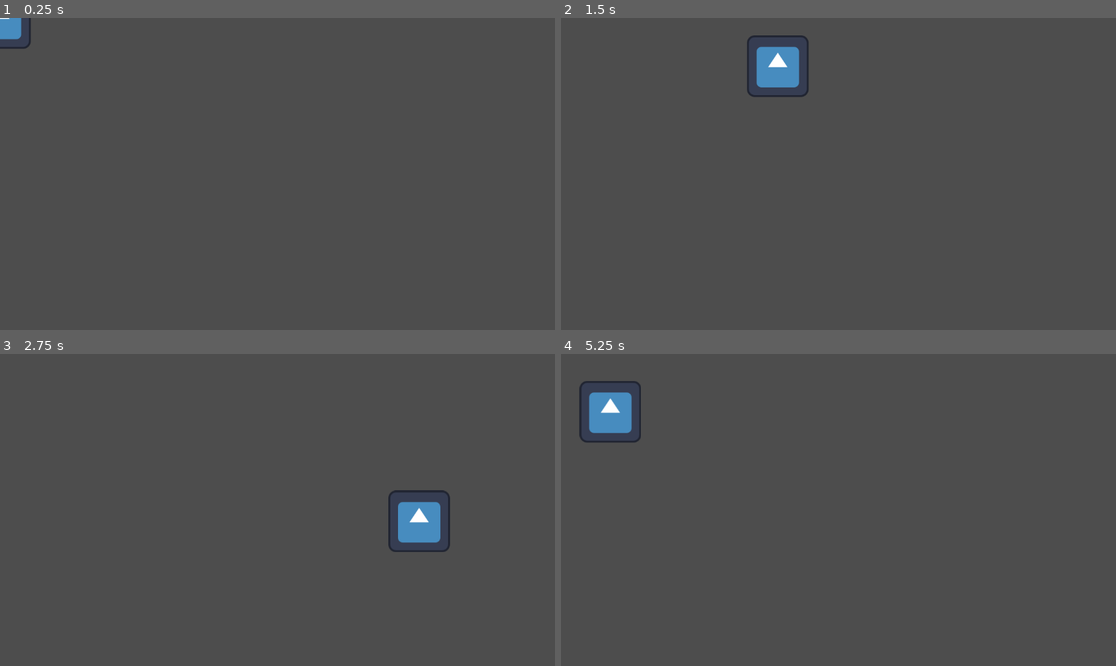
Above: before the commit, frames 1-4 (two rows, left to right).
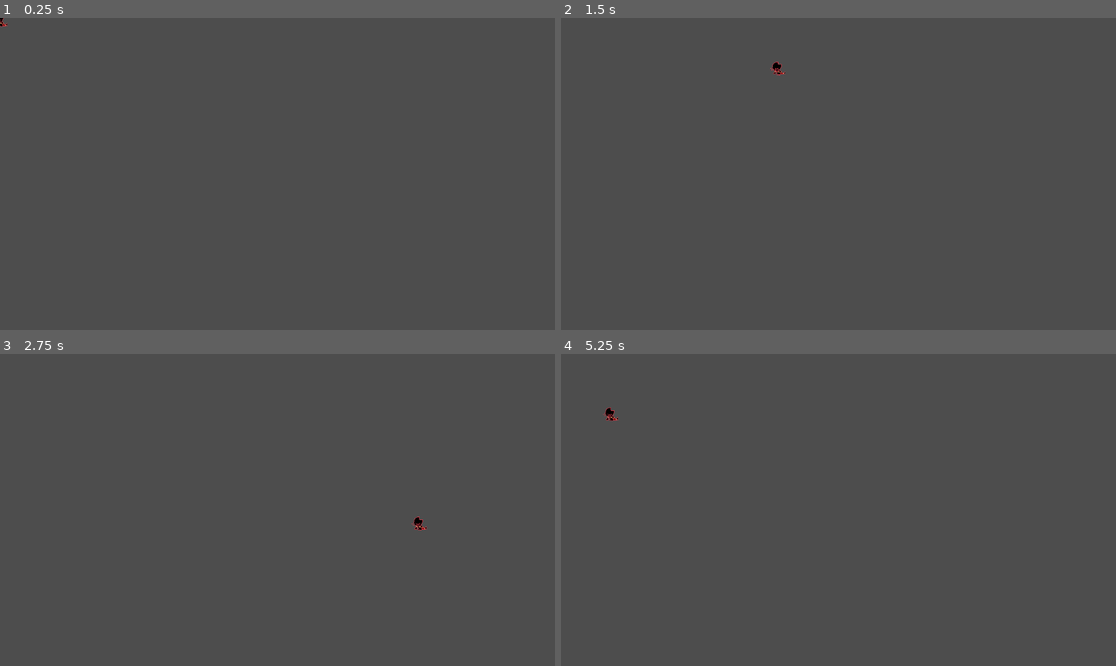
Above: after the commit, the same moments.

Repository: LucMat50/CS4800_ClassProject
Game: Godot game, scene res://scenes/main_game.tscn
The game is run twice, just before and just after one commit, with the same random seed, the same clock (stepped at 60 frames per second) and the same inputs. The engine's default icon, where the game draws it, is replaced by a stand-in: a white triangle on a blue panel in a dark square.
Inputs:
- Up to frame 1 (0.25 s): no input
- Up to frame 2 (1.5 s): tap Enter at 0.5 s; hold Right (move_right) 0.53-1.28 s; hold Shift (run) 0.53-1.28 s; hold Down (move_down) from 1.28 s (still down); tap Shift (run) at 1.35 s
- Up to frame 3 (2.75 s): release Down (move_down) at 2.03 s; hold Right (move_right) from 2.03 s (still down); hold Shift (run) from 2.03 s (still down)
- Up to frame 4 (5.25 s): release Right (move_right) at 2.78 s; release Shift (run) at 2.78 s; hold Up (move_up) 2.78-3.53 s; tap Shift (run) at 2.85, 4.35 s; hold Shift (run) 3.53-4.28 s; hold Left (move_left) 3.53-5.03 s; hold Down (move_down) from 5.03 s (still down); hold Shift (run) from 5.03 s (still down)

The runs differ from the first frame. In frame 1, 0.3% of the frame differs, in the area x 0-6%, y 0-10%; in frame 2, 1.3%; in frame 3, 1.3%; in frame 4, 1.3%, in the area x 3-15%, y 8-29%.

Commit message:
added player animations (also deleted bullet stuff)

Diff:
--- a/cs-4800-unnamed-game/project.godot
+++ b/cs-4800-unnamed-game/project.godot
@@ -63,6 +63,7 @@
 
 [rendering]
 
+textures/canvas_textures/default_texture_filter=0
 rendering_device/driver.windows="d3d12"
 renderer/rendering_method="gl_compatibility"
 renderer/rendering_method.mobile="gl_compatibility"
--- a/cs-4800-unnamed-game/scenes/bullet.tscn
+++ /dev/null
@@ -1,19 +0,0 @@
-[gd_scene format=3 uid="uid://dwdao7cirb855"]
-
-[ext_resource type="Script" uid="uid://c47c1xcecwxam" path="res://scripts/bullet.gd" id="1_mkf8s"]
-
-[sub_resource type="CanvasTexture" id="CanvasTexture_h1aey"]
-
-[sub_resource type="CircleShape2D" id="CircleShape2D_h1aey"]
-radius = 1.4142135
-
-[node name="Bullet" type="Area2D" unique_id=1976743726]
-script = ExtResource("1_mkf8s")
-
-[node name="Sprite2D" type="Sprite2D" parent="." unique_id=2142721074]
-modulate = Color(0.9999998, 0.32888976, 0.27282766, 1)
-scale = Vector2(2.5, 2.5)
-texture = SubResource("CanvasTexture_h1aey")
-
-[node name="CollisionShape2D" type="CollisionShape2D" parent="." unique_id=1541740418]
-shape = SubResource("CircleShape2D_h1aey")
--- a/cs-4800-unnamed-game/scenes/player.tscn
+++ b/cs-4800-unnamed-game/scenes/player.tscn
@@ -1,7 +1,149 @@
 [gd_scene format=3 uid="uid://csfw7flfpvysv"]
 
-[ext_resource type="Script" uid="uid://c17lnk8ttr3bc" path="res://player.gd" id="1_g2els"]
-[ext_resource type="Texture2D" uid="uid://buvdiho0ukvdx" path="res://icon.svg" id="2_qhqgy"]
+[ext_resource type="Script" uid="uid://c17lnk8ttr3bc" path="res://scripts/player.gd" id="1_g2els"]
+[ext_resource type="Texture2D" uid="uid://pnw0hthlhi7f" path="res://assets/Player.png" id="2_g2els"]
+
+[sub_resource type="AtlasTexture" id="AtlasTexture_qhqgy"]
+atlas = ExtResource("2_g2els")
+region = Rect2(0, 123, 34, 41)
+
+[sub_resource type="AtlasTexture" id="AtlasTexture_dqkch"]
+atlas = ExtResource("2_g2els")
+region = Rect2(34, 123, 34, 41)
+
+[sub_resource type="AtlasTexture" id="AtlasTexture_qlg0r"]
+atlas = ExtResource("2_g2els")
+region = Rect2(68, 123, 34, 41)
+
+[sub_resource type="AtlasTexture" id="AtlasTexture_tuyoq"]
+atlas = ExtResource("2_g2els")
+region = Rect2(102, 123, 34, 41)
+
+[sub_resource type="AtlasTexture" id="AtlasTexture_fjrip"]
+atlas = ExtResource("2_g2els")
+region = Rect2(136, 123, 34, 41)
+
+[sub_resource type="AtlasTexture" id="AtlasTexture_smehm"]
+atlas = ExtResource("2_g2els")
+region = Rect2(170, 123, 34, 41)
+
+[sub_resource type="AtlasTexture" id="AtlasTexture_ur7pv"]
+atlas = ExtResource("2_g2els")
+region = Rect2(204, 123, 34, 41)
+
+[sub_resource type="AtlasTexture" id="AtlasTexture_y4r1p"]
+atlas = ExtResource("2_g2els")
+region = Rect2(0, 0, 34, 41)
+
+[sub_resource type="AtlasTexture" id="AtlasTexture_d2wvv"]
+atlas = ExtResource("2_g2els")
+region = Rect2(34, 0, 34, 41)
+
+[sub_resource type="AtlasTexture" id="AtlasTexture_3v2ag"]
+atlas = ExtResource("2_g2els")
+region = Rect2(68, 0, 34, 41)
+
+[sub_resource type="AtlasTexture" id="AtlasTexture_jej6c"]
+atlas = ExtResource("2_g2els")
+region = Rect2(102, 0, 34, 41)
+
+[sub_resource type="AtlasTexture" id="AtlasTexture_f1ej7"]
+atlas = ExtResource("2_g2els")
+region = Rect2(0, 41, 34, 41)
+
+[sub_resource type="AtlasTexture" id="AtlasTexture_oprun"]
+atlas = ExtResource("2_g2els")
+region = Rect2(34, 41, 34, 41)
+
+[sub_resource type="AtlasTexture" id="AtlasTexture_a8ls1"]
+atlas = ExtResource("2_g2els")
+region = Rect2(0, 82, 34, 41)
+
+[sub_resource type="AtlasTexture" id="AtlasTexture_qfm1y"]
+atlas = ExtResource("2_g2els")
+region = Rect2(34, 82, 34, 41)
+
+[sub_resource type="AtlasTexture" id="AtlasTexture_fulsm"]
+atlas = ExtResource("2_g2els")
+region = Rect2(68, 82, 34, 41)
+
+[sub_resource type="AtlasTexture" id="AtlasTexture_4r5pv"]
+atlas = ExtResource("2_g2els")
+region = Rect2(102, 82, 34, 41)
+
+[sub_resource type="SpriteFrames" id="SpriteFrames_60mlk"]
+animations = [{
+"frames": [{
+"duration": 1.0,
+"texture": SubResource("AtlasTexture_qhqgy")
+}, {
+"duration": 1.0,
+"texture": SubResource("AtlasTexture_dqkch")
+}, {
+"duration": 1.0,
+"texture": SubResource("AtlasTexture_qlg0r")
+}, {
+"duration": 1.0,
+"texture": SubResource("AtlasTexture_tuyoq")
+}, {
+"duration": 1.0,
+"texture": SubResource("AtlasTexture_fjrip")
+}, {
+"duration": 1.0,
+"texture": SubResource("AtlasTexture_smehm")
+}, {
+"duration": 1.0,
+"texture": SubResource("AtlasTexture_ur7pv")
+}],
+"loop": true,
+"name": &"death",
+"speed": 5.0
+}, {
+"frames": [{
+"duration": 1.0,
+"texture": SubResource("AtlasTexture_y4r1p")
+}, {
+"duration": 1.0,
+"texture": SubResource("AtlasTexture_d2wvv")
+}, {
+"duration": 1.0,
+"texture": SubResource("AtlasTexture_3v2ag")
+}, {
+"duration": 1.0,
+"texture": SubResource("AtlasTexture_jej6c")
+}],
+"loop": true,
+"name": &"default",
+"speed": 5.0
+}, {
+"frames": [{
+"duration": 1.0,
+"texture": SubResource("AtlasTexture_f1ej7")
+}, {
+"duration": 1.0,
+"texture": SubResource("AtlasTexture_oprun")
+}],
+"loop": true,
+"name": &"hurt",
+"speed": 5.0
+}, {
+"frames": [{
+"duration": 1.0,
+"texture": SubResource("AtlasTexture_a8ls1")
+}, {
+"duration": 1.0,
+"texture": SubResource("AtlasTexture_qfm1y")
+}, {
+"duration": 1.0,
+"texture": SubResource("AtlasTexture_fulsm")
+}, {
+"duration": 1.0,
+"texture": SubResource("AtlasTexture_4r5pv")
+}],
+"loop": true,
+"name": &"walk_run",
+"speed": 5.0
+}]
 
 [sub_resource type="CircleShape2D" id="CircleShape2D_onrkg"]
 radius = 65.00769
@@ -9,8 +151,13 @@
 [node name="Player" type="CharacterBody2D" unique_id=835060394]
 script = ExtResource("1_g2els")
 
-[node name="Sprite2D" type="Sprite2D" parent="." unique_id=789848514]
-texture = ExtResource("2_qhqgy")
+[node name="Character" type="AnimatedSprite2D" parent="." unique_id=1761931942]
+sprite_frames = SubResource("SpriteFrames_60mlk")
+animation = &"death"
+frame = 5
+frame_progress = 0.11689571
 
 [node name="CollisionShape2D" type="CollisionShape2D" parent="." unique_id=1602922000]
 shape = SubResource("CircleShape2D_onrkg")
+
+[node name="Shooter" type="Node2D" parent="." unique_id=1429981833]
--- a/cs-4800-unnamed-game/scripts/bullet.gd
+++ /dev/null
@@ -1,9 +0,0 @@
-extends Area2D
-var movement_vector = Vector2(0, -1)
-const SPEED = 700
-
-func _physics_process(delta: float) -> void:
-	global_position += movement_vector * SPEED * delta
-
-func _on_visible_on_screen_notifier_2d_screen_exited() -> void:
-	queue_free()
--- a/cs-4800-unnamed-game/player.gd
+++ b/cs-4800-unnamed-game/scripts/player.gd
@@ -1,6 +1,20 @@
 extends CharacterBody2D
+
+# NORMAL VARIABLES
+var shoot_coolDown = false
+
+# CONSTANT VARIABLES
 const SPEED = 450
 const RUN_SPEED = 600
+
+# ONREADY VARAIBLES
+@onready var shooter = $Shooter
+
+# SIGNALS
+signal bullet_shot(bullet)
+
+# SCENES
+
 
 func get_input():
 	var input_direction = Input.get_vector("move_left", "move_right", "move_up", "move_down")
Binary file added: cs-4800-unnamed-game/assets/Player.png
Not shown, added: cs-4800-unnamed-game/assets/Player.png.import
Not shown, removed: cs-4800-unnamed-game/scripts/bullet.gd.uid
Renamed: cs-4800-unnamed-game/player.gd.uid -> cs-4800-unnamed-game/scripts/player.gd.uid
